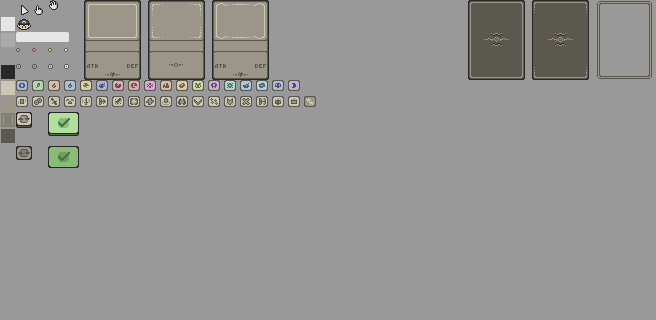
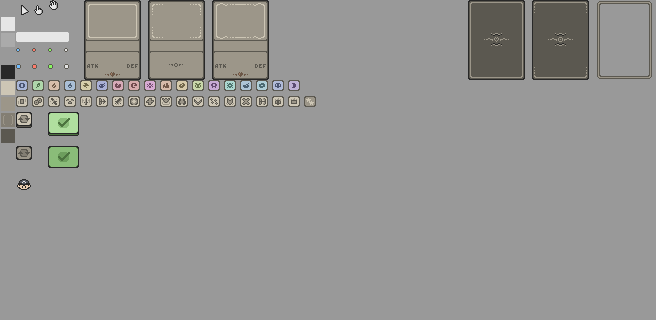
Revision of a layered 656px x 320px image; what changed, layer by layer:
painted on "main" (2nd of 2, in "main") over box(17, 19, 170, 190)
